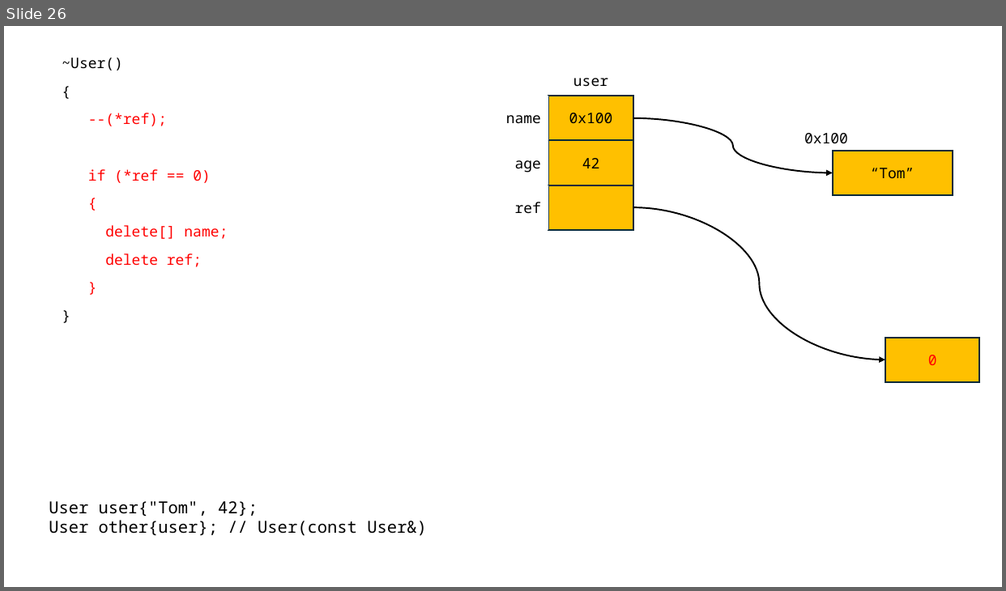
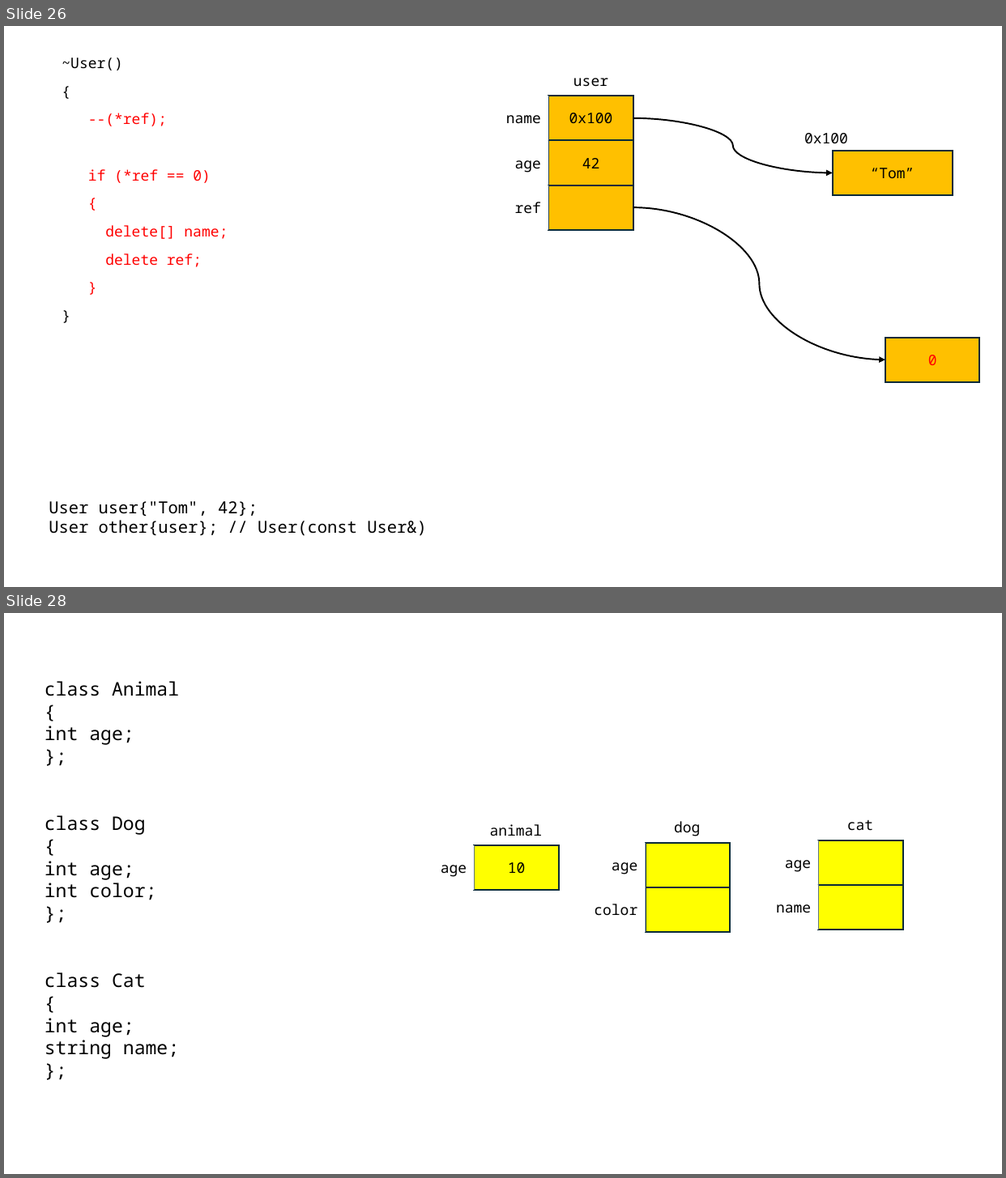
Before and after one commit to yoondev-classroom/cpp_250820, a slide deck: cpp_250820.pptx. Shown one above the other, each under a label of ours: slide 26 before the commit, slides 26 and 28 after it; the slides between them are not shown. The pictures are 1006x591 and 1006x1178 pixels, drawn with LibreOffice and Linux fonts; fonts in the diff are those of the drawing. Boxes give left, top, right and bottom in pixels: in the first picture for what was removed or moved away, otherwise in the second. Text is boxed around its words. In the diff, an @@ line names an element or a change of style, - is before the commit and + after.

```diff
--- a/cpp_250820.pptx
+++ b/cpp_250820.pptx
@@ slide 28 added at <box>4,613,1002,1174</box>, background #FFFFFF @@
@@ text added at <box>44,681,179,1059</box>, 18 pt, text #000000 @@
+class Animal
+{
+int age;
+};
+class Dog
+{
+int age;
+int color;
+};
+class Cat
+{
+int age;
+string name;
+};
@@ text added at <box>490,824,543,836</box>, 14 pt, text #000000 @@
+animal
@@ text added at <box>674,821,700,837</box>, 14 pt, text #000000 @@
+dog
@@ text added at <box>847,820,873,831</box>, 14 pt, text #000000 @@
+cat
@@ rectangle added at <box>474,845,559,891</box>, fill #FFFF00, outline #092A39 1.5 pt, 14 pt, text #000000 @@
+10
@@ rectangle added at <box>646,843,731,888</box>, fill #FFFF00, outline #092A39 1.5 pt @@
@@ rectangle added at <box>819,841,903,885</box>, fill #FFFF00, outline #092A39 1.5 pt @@
@@ text added at <box>441,865,467,877</box>, 14 pt, text #000000 @@
+age
@@ text added at <box>612,862,637,875</box>, 14 pt, text #000000 @@
+age
@@ text added at <box>785,860,811,872</box>, 14 pt, text #000000 @@
+age
@@ text added at <box>594,904,637,916</box>, 14 pt, text #000000 @@
+color
@@ rectangle added at <box>646,888,731,933</box>, fill #FFFF00, outline #092A39 1.5 pt @@
@@ rectangle added at <box>819,884,903,930</box>, fill #FFFF00, outline #092A39 1.5 pt @@
@@ text added at <box>776,905,811,914</box>, 14 pt, text #000000 @@
+name
```
Also in this commit, not shown: 1 other slide added, 2 other files.
